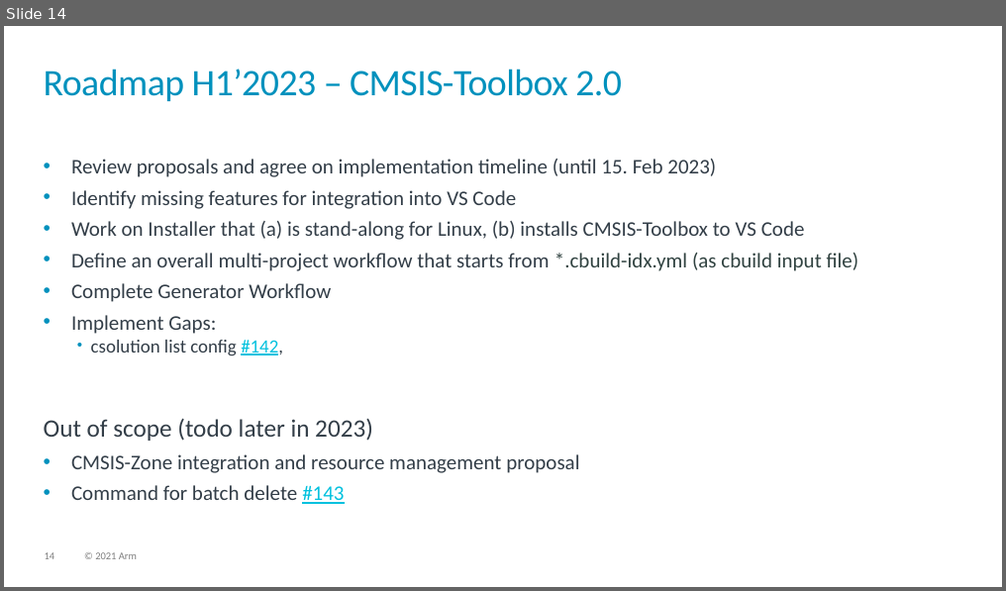
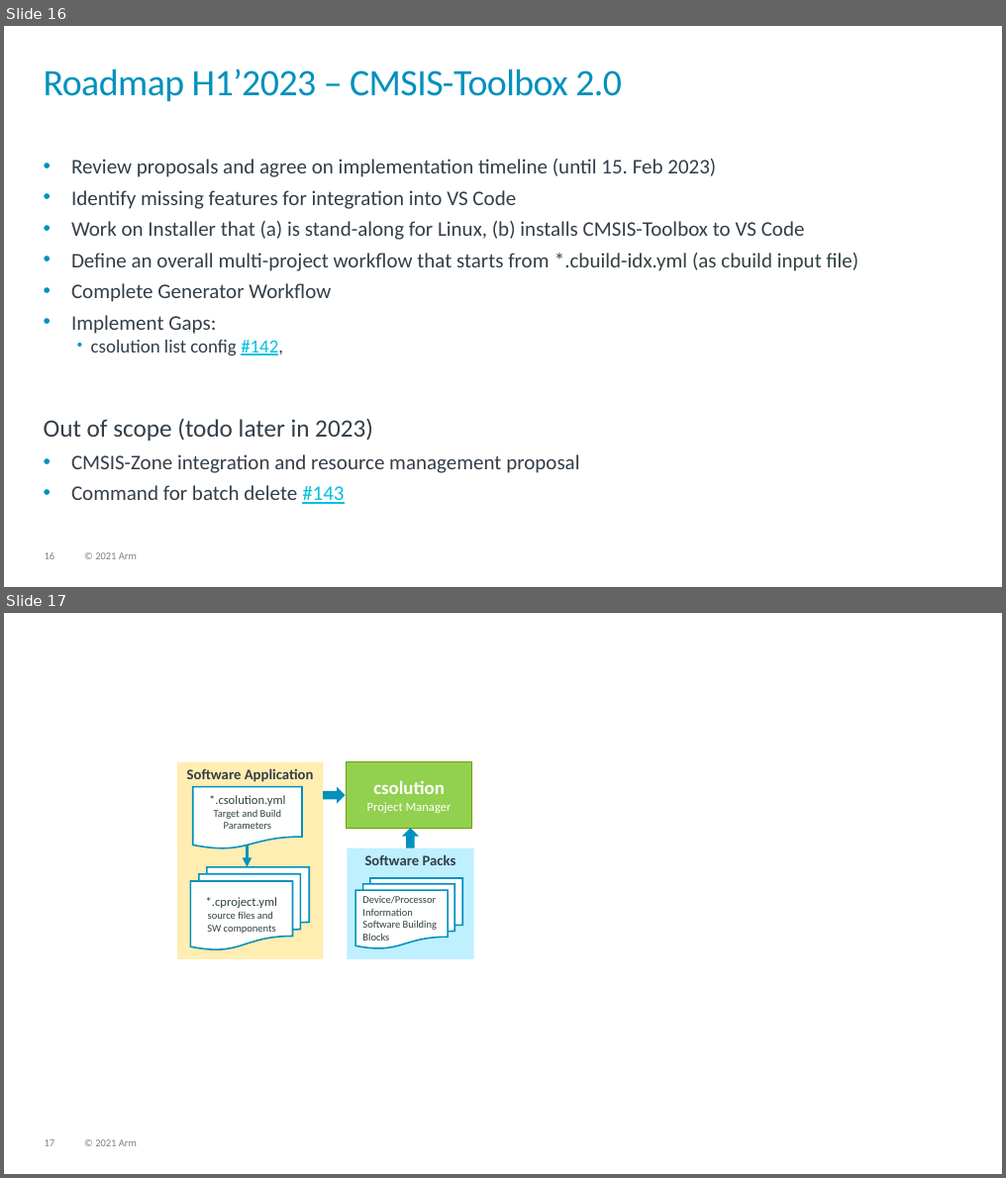
Before and after one commit to Open-CMSIS-Pack/devtools, a slide deck: tools/projmgr/docs/Manual/images/overview.pptx. Shown one above the other, each under a label of ours: slide 14 before the commit, slides 16 and 17 after it. The pictures are 1006x591 and 1006x1178 pixels, drawn with LibreOffice and Linux fonts; fonts in the diff are those of the drawing. Boxes give left, top, right and bottom in pixels: in the first picture for what was removed or moved away, otherwise in the second. Text is boxed around its words. In the diff, an @@ line names an element or a change of style, - is before the commit and + after.

```diff
--- a/tools/projmgr/docs/Manual/images/overview.pptx
+++ b/tools/projmgr/docs/Manual/images/overview.pptx
@@ slide 17 added at (4,613,1002,1174), background #FFFFFF; not listed: 2 template elements that a slide beside it also shows @@
@@ rectangle added at (177,761,323,959), fill #FFDD66 at 50% opacity, 14 pt, text #333E48, bold @@
+Software Application
@@ flow chart document added at (193,786,302,849), fill #FFFFFF, outline #0091BD 1.5 pt, 10 pt, text #314341 @@
+*.csolution.yml
+Target and Build
+Parameters
@@ right arrow added at (323,786,346,803), fill #0091BD @@
@@ rectangle added at (347,761,472,828), fill #92D050, outline #70A000 1 pt, 12 pt, text #FFFFFF @@
+csolution
+Project Manager
@@ arrow added from (248, 845) to (248, 867), #0091BD 3 pt @@
@@ rectangle added at (347,848,474,959), fill #BFF0FF, 14 pt, text #333E48, bold @@
+Software Packs
@@ right arrow added at (403,828,419,849), fill #0091BD @@
@@ flow chart multidocument added at (190,867,310,951), fill #FFFFFF, outline #0091BD 1.5 pt, 10 pt, text #314341 @@
+*.cproject.yml
+source files and
+SW components
@@ flow chart multidocument added at (355,878,463,949), fill #FFFFFF, outline #0091BD 1.5 pt, 10 pt, text #314341 @@
+Device/Processor
+Information
+Software Building
+Blocks
@@ what was slide 14 is now slide 16 @@
```
Also in this commit, not shown: 1 slide changed, 2 other slides added, 6 other files.
